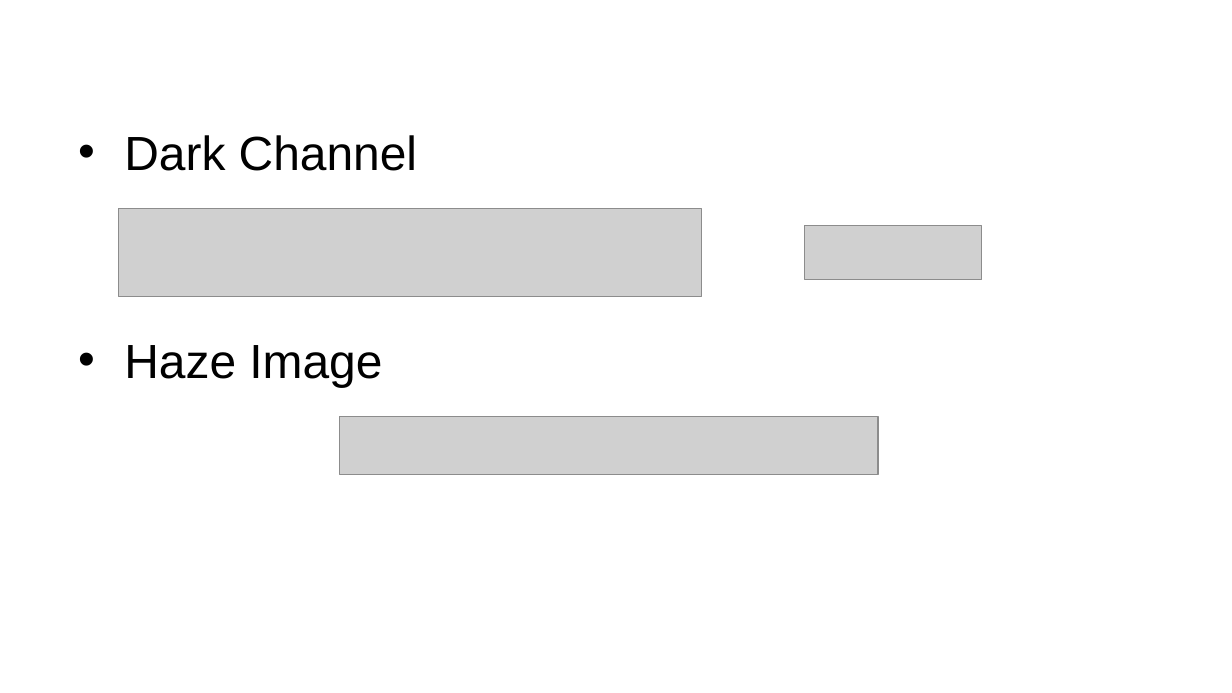
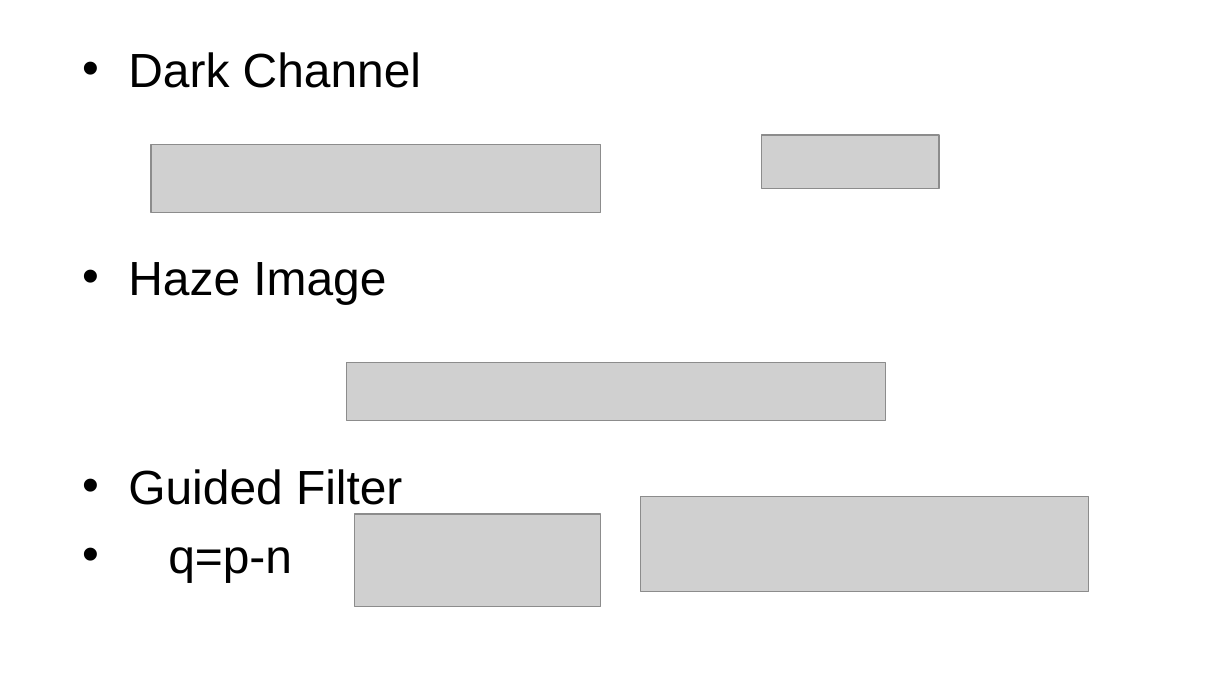
Before and after one commit to EasternH/image_processing, a slide deck: slide 4 of Haze_Removal/Haze Removal.ppt. Drawn at 1232x693 pixels with LibreOffice and Linux fonts; fonts in the diff are those of the drawing; grey boxes stand for pictures; background and template pictures are left out. Boxes give left, top, right and bottom in pixels: in the first picture for what was removed or moved away, otherwise in the second. Text is boxed around its words. In the diff, an @@ line names an element or a change of style, - is before the commit and + after.

```diff
--- a/Haze_Removal/Haze Removal.ppt
+++ b/Haze_Removal/Haze Removal.ppt
@@ text "Dark Channel": place and size @@
-text "Dark Channel" at (124, 135, 417, 387)
+text "Dark Channel" at (128, 52, 421, 582)
@@ picture: place and size @@
-picture at (118, 208, 701, 296)
+picture at (152, 144, 601, 212)
@@ picture: place and size @@
-picture at (804, 225, 982, 280)
+picture at (761, 136, 939, 190)
@@ picture: place and size @@
-picture at (340, 416, 878, 474)
+picture at (346, 362, 885, 420)
@@ text at (128, 469, 402, 582): paragraphs added @@
+• Guided Filter
+• q=p-n
@@ picture added at (641, 496, 1089, 591) @@
@@ picture added at (355, 514, 600, 606) @@
```
Also in this commit, not shown: 1 other slide changed.
